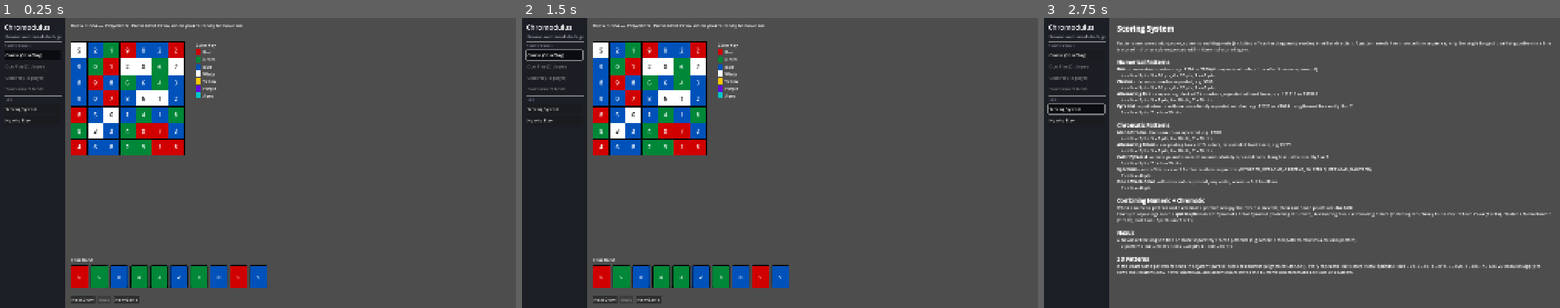
Above: before the commit, frames 1-3 (left to right).
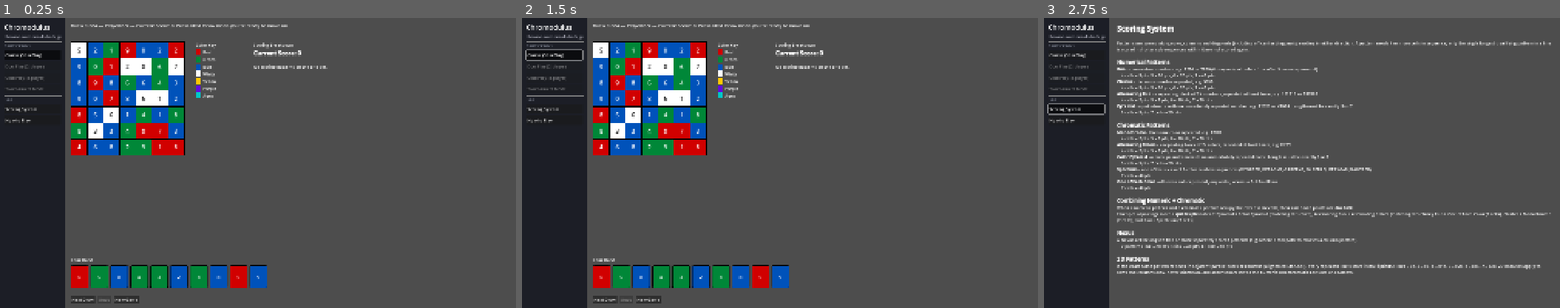
Above: after the commit, the same moments.

Repository: nadamcnada/chromodulus
Game: Godot game, scene res://scenes/Main.tscn
Same seed, same stepped clock (60 frames per second), same inputs: the game is played once before the commit and once after it.
Inputs:
- Up to frame 1 (0.25 s): no input
- Up to frame 2 (1.5 s): click "Classic (Solo Play)" at 0.5 s; click "Classic (Solo Play)" at 1.25 s
- Up to frame 3 (2.75 s): click "Scoring System" at 2 s

The runs differ from the first frame. In frame 1, 0.5% of the frame differs, in the area x 25-64%, y 2-18%; in frame 2, 0.5%; in frame 3, nothing differs.

Commit message:
Add a persistent live scoring breakdown; fix final score not displaying
The end-of-game score panel was a separate, normally-hidden section that
only appeared (and only got its text set) via a dedicated game_over
signal handler, competing for vertical space with the expanding board
area once shown - which was almost certainly why it wasn't rendering
reliably when End Game was pressed.

Replaces it with a permanent "Scoring Breakdown" panel next to the grid
that's visible the whole time you're playing, not just at the end. It
recomputes the current pattern list, per-pattern points, and Nexus
bonuses from the live grid on every refresh (reusing the same
PatternEngine.score_grid call already driving the orange pattern
outlines), so the running score is visible as you play. At Game Over it
switches to showing GameState.last_result under a "FINAL SCORE" heading.
The status line above the board also now shows the running score during
play.

Co-Authored-By: Claude Sonnet 5 <noreply@anthropic.com>
Claude-Session: https://claude.ai/code/session_01EmJQPRAF13311qStw37fYE

Diff:
--- a/scripts/game_state.gd
+++ b/scripts/game_state.gd
@@ -10,7 +10,6 @@
 
 signal state_changed
 signal message(text: String)
-signal game_over(result: Dictionary)
 
 const GRID_SIZE := 7
 const MAX_PLAYS_PER_DRAW := 7
@@ -267,7 +266,6 @@
 	last_result = result
 	phase = "GAME_OVER"
 	state_changed.emit()
-	game_over.emit(result)
 	return {"ok": true, "error": ""}
 
 
--- a/scripts/ui/game_view.gd
+++ b/scripts/ui/game_view.gd
@@ -19,8 +19,7 @@
 var end_game_btn: Button
 var new_game_btn: Button
 var invert_btn: Button
-var results_scroll: ScrollContainer
-var results_label: RichTextLabel
+var score_label: RichTextLabel
 var board_area: Control
 
 
@@ -29,7 +28,6 @@
 	_build_ui()
 	GameState.state_changed.connect(_on_state_changed)
 	GameState.message.connect(_on_message)
-	GameState.game_over.connect(_on_game_over)
 	_refresh()
 
 
@@ -94,6 +92,9 @@
 	var legend := _build_legend()
 	mid.add_child(legend)
 
+	var score_panel := _build_score_panel()
+	mid.add_child(score_panel)
+
 	var hand_panel := VBoxContainer.new()
 	hand_panel.add_theme_constant_override("separation", 8)
 	root.add_child(hand_panel)
@@ -143,16 +144,30 @@
 	new_game_btn.pressed.connect(_on_new_game_pressed)
 	controls.add_child(new_game_btn)
 
-	results_scroll = ScrollContainer.new()
-	results_scroll.size_flags_vertical = Control.SIZE_EXPAND_FILL
-	results_scroll.visible = false
-	root.add_child(results_scroll)
-
-	results_label = RichTextLabel.new()
-	results_label.bbcode_enabled = true
-	results_label.fit_content = true
-	results_label.custom_minimum_size = Vector2(0, 200)
-	results_scroll.add_child(results_label)
+
+func _build_score_panel() -> Control:
+	var box := VBoxContainer.new()
+	box.custom_minimum_size = Vector2(320, 0)
+	box.size_flags_horizontal = Control.SIZE_EXPAND_FILL
+	box.add_theme_constant_override("separation", 4)
+
+	var title := Label.new()
+	title.text = "Scoring Breakdown"
+	title.add_theme_font_size_override("font_size", 16)
+	box.add_child(title)
+
+	var scroll := ScrollContainer.new()
+	scroll.size_flags_vertical = Control.SIZE_EXPAND_FILL
+	scroll.horizontal_scroll_mode = ScrollContainer.SCROLL_MODE_DISABLED
+	box.add_child(scroll)
+
+	score_label = RichTextLabel.new()
+	score_label.bbcode_enabled = true
+	score_label.fit_content = true
+	score_label.size_flags_horizontal = Control.SIZE_EXPAND_FILL
+	scroll.add_child(score_label)
+
+	return box
 
 
 func _build_legend() -> Control:
@@ -244,21 +259,18 @@
 	_refresh()
 
 
-func _on_game_over(result: Dictionary) -> void:
-	results_scroll.visible = true
-	results_label.text = _format_result(result)
-
-
 # ---------------------------------------------------------------------------
 # Rendering
 # ---------------------------------------------------------------------------
 
 func _refresh() -> void:
 	_ensure_wildcard_dialog()
-	_refresh_grid()
+	var live_result: Dictionary = PatternEngine.score_grid(GameState.grid)
+	_refresh_grid(live_result)
 	_refresh_hand()
-	_refresh_status()
+	_refresh_status(live_result)
 	_refresh_controls()
+	_refresh_score_panel(live_result)
 
 
 func _ensure_wildcard_dialog() -> void:
@@ -272,8 +284,7 @@
 	wildcard_dialog.cancelled.connect(_on_wildcard_cancelled)
 
 
-func _refresh_grid() -> void:
-	var live_result: Dictionary = PatternEngine.score_grid(GameState.grid)
+func _refresh_grid(live_result: Dictionary) -> void:
 	var pattern_set: Dictionary = {}
 	for pc in live_result["pattern_cells"]:
 		pattern_set["%d,%d" % [pc["row"], pc["col"]]] = true
@@ -301,14 +312,16 @@
 		square_views.append(sv)
 
 
-func _refresh_status() -> void:
+func _refresh_status(live_result: Dictionary) -> void:
 	match GameState.phase:
 		"DRAWING":
-			status_label.text = "Draw %d of 4 — Played %d/7. Press Next Draw when you're ready to move on." % [
-				GameState.draw_number, GameState.played_this_draw
+			status_label.text = "Draw %d of 4 — Played %d/7 — Current Score: %d. Press Next Draw when you're ready to move on." % [
+				GameState.draw_number, GameState.played_this_draw, live_result["total"]
 			]
 		"FINAL_DRAW":
-			status_label.text = "Final Draw — %d squares left to play. Press End Game when you're finished." % GameState.hand.size()
+			status_label.text = "Final Draw — %d squares left to play — Current Score: %d. Press End Game when you're finished." % [
+				GameState.hand.size(), live_result["total"]
+			]
 		"GAME_OVER":
 			status_label.text = "Game Over — Final Score: %d" % GameState.last_result.get("total", 0)
 
@@ -317,21 +330,26 @@
 
 
 func _refresh_controls() -> void:
-	var game_over: bool = GameState.phase == "GAME_OVER"
 	next_draw_btn.visible = GameState.phase == "DRAWING"
 	undo_btn.disabled = not GameState.can_undo()
 	end_game_btn.visible = GameState.phase == "FINAL_DRAW"
 	invert_btn.visible = GameState.pending_invert_id != -1
-	results_scroll.visible = game_over
-
-
-func _format_result(result: Dictionary) -> String:
-	var s := "[b][font_size=22]Final Score: %d[/font_size][/b]\n\n" % result["total"]
+
+
+func _refresh_score_panel(live_result: Dictionary) -> void:
+	var is_final: bool = GameState.phase == "GAME_OVER"
+	var result: Dictionary = GameState.last_result if is_final else live_result
+	score_label.text = _format_result(result, is_final)
+
+
+func _format_result(result: Dictionary, is_final: bool) -> String:
+	var heading: String = "FINAL SCORE" if is_final else "Current Score"
+	var s := "[b][font_size=22]%s: %d[/font_size][/b]\n\n" % [heading, result["total"]]
 	var patterns: Array = result["patterns"]
 	if patterns.is_empty():
-		s += "No scoring patterns were found on the grid.\n"
+		s += "No scoring patterns on the grid yet.\n"
 	else:
-		s += "[b]Patterns found:[/b]\n"
+		s += "[b]Patterns:[/b]\n"
 		for p in patterns:
 			s += "• %s — %s (%d cells) = %d pts\n" % [_describe_line(p), _type_name(p["type"]), p["length"], p["score"]]
 	if result["nexus_total"] > 0:
